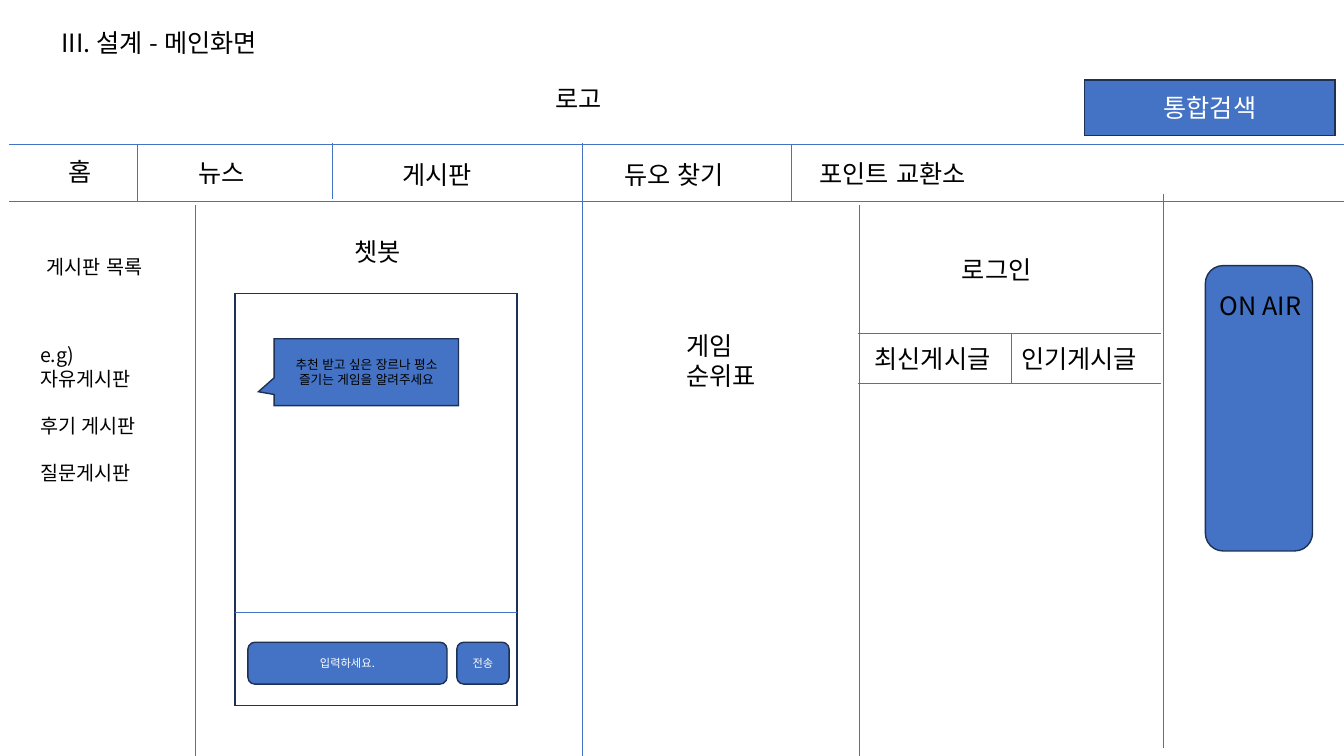
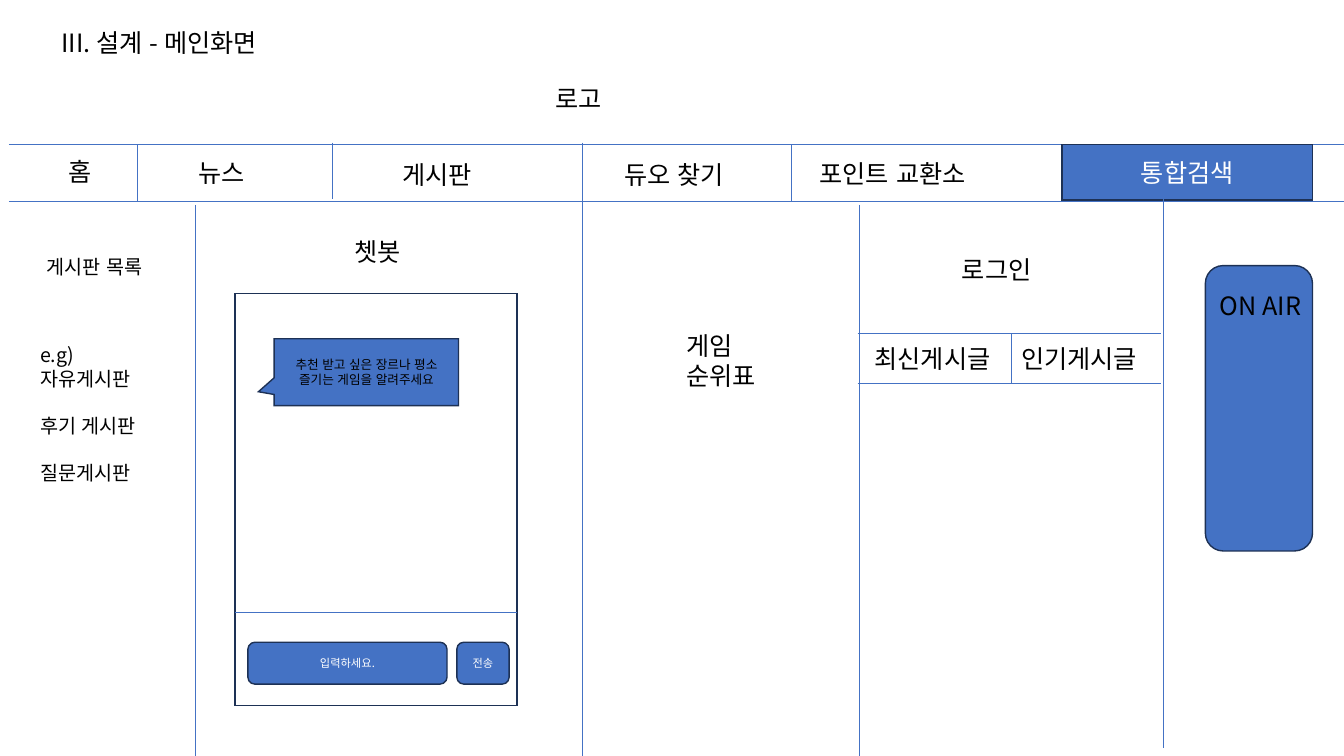
Before and after one commit to chlwlsgh777/project, a slide deck: slide 6 of GamSearch.pptx. Drawn at 1344x756 pixels with LibreOffice and Linux fonts; fonts in the diff are those of the drawing. Boxes give left, top, right and bottom in pixels: in the first picture for what was removed or moved away, otherwise in the second. Text is boxed around its words. In the diff, an @@ line names an element or a change of style, - is before the commit and + after.

```diff
--- a/GamSearch.pptx
+++ b/GamSearch.pptx
@@ rectangle "통합검색": place and size @@
-rectangle "통합검색" at (1085,80,1336,135)
+rectangle "통합검색" at (1063,144,1314,200)
```
Also in this commit, not shown: 1 other slide changed.
